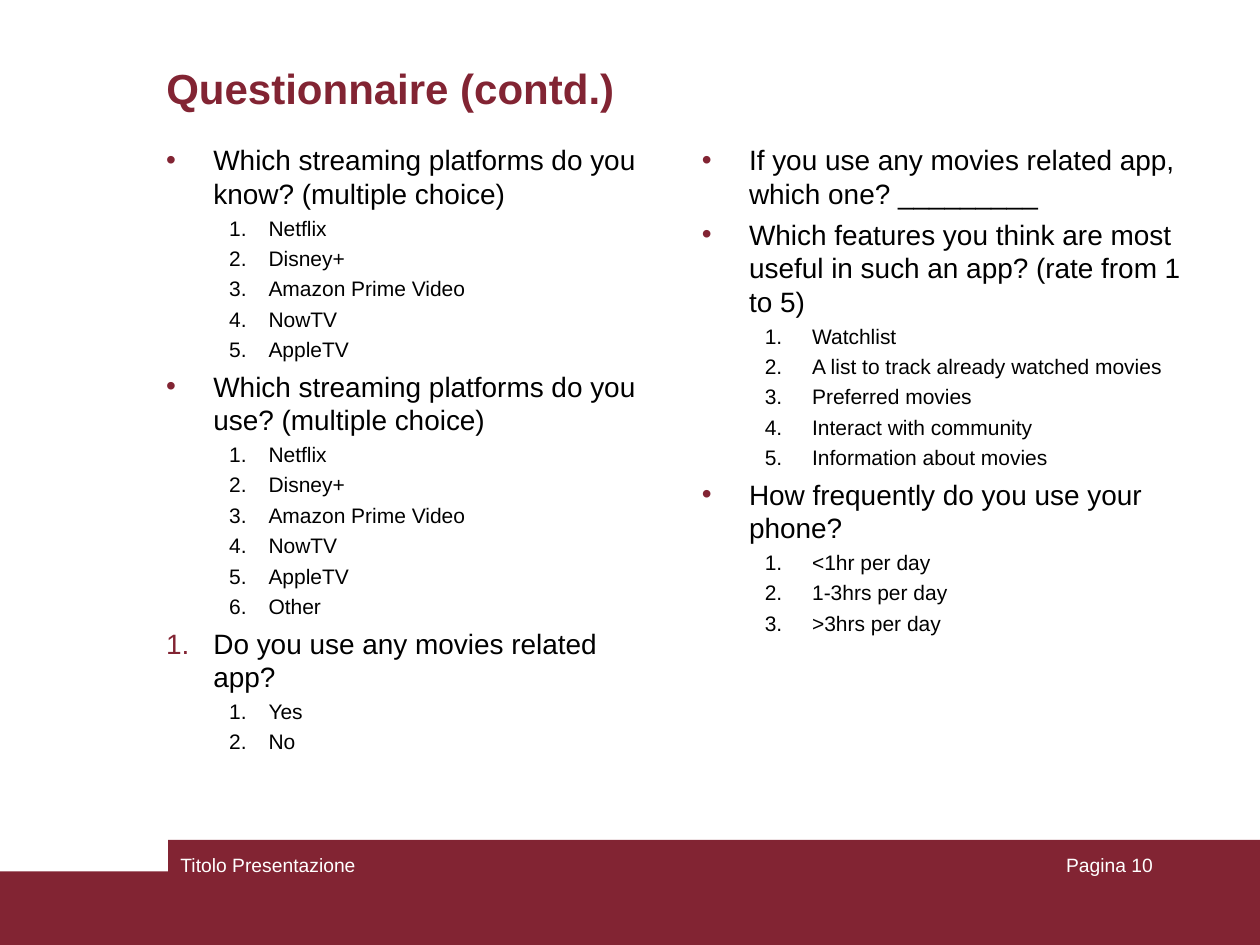
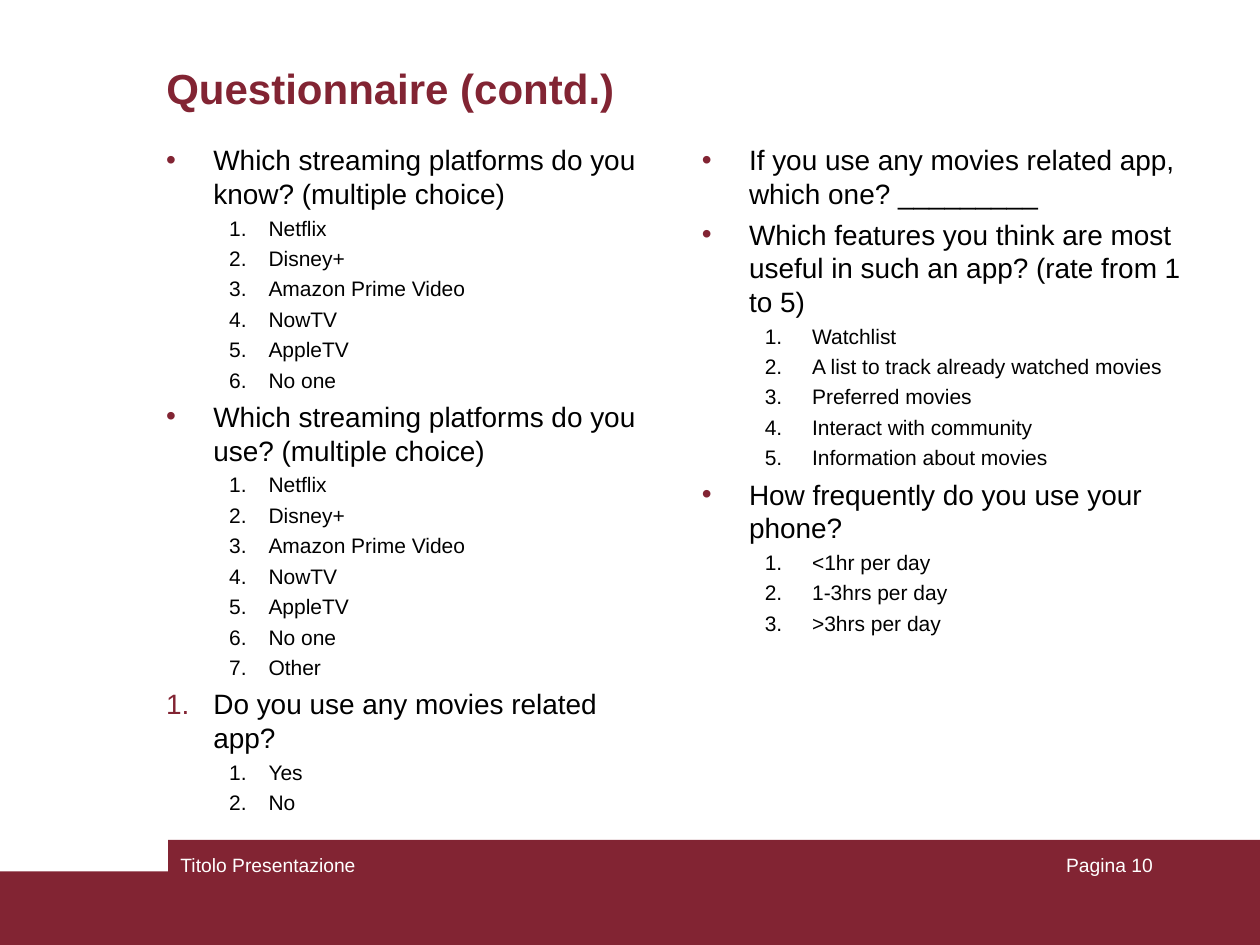
Before and after one commit to mauroficorella/Human-Computer-Interaction, a slide deck: slide 10 of Documentazione/CiakTime_HCI.ppt. Drawn at 1260x945 pixels with LibreOffice and Linux fonts; fonts in the diff are those of the drawing. Boxes give left, top, right and bottom in pixels: in the first picture for what was removed or moved away, otherwise in the second. Text is boxed around its words. In the diff, an @@ line names an element or a change of style, - is before the commit and + after.

Commit message:
update

```diff
--- a/Documentazione/CiakTime_HCI.ppt
+++ b/Documentazione/CiakTime_HCI.ppt
@@ text at (x1=269, y1=373, x2=336, y2=389): paragraph added @@
+  6. No one
@@ text at (x1=269, y1=630, x2=336, y2=646): paragraph added @@
+  6. No one
```
